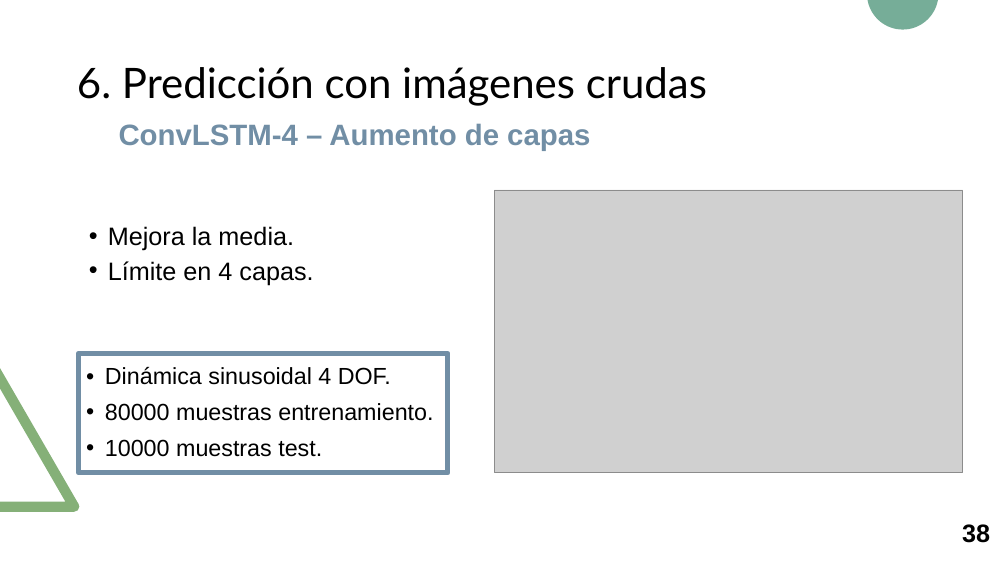
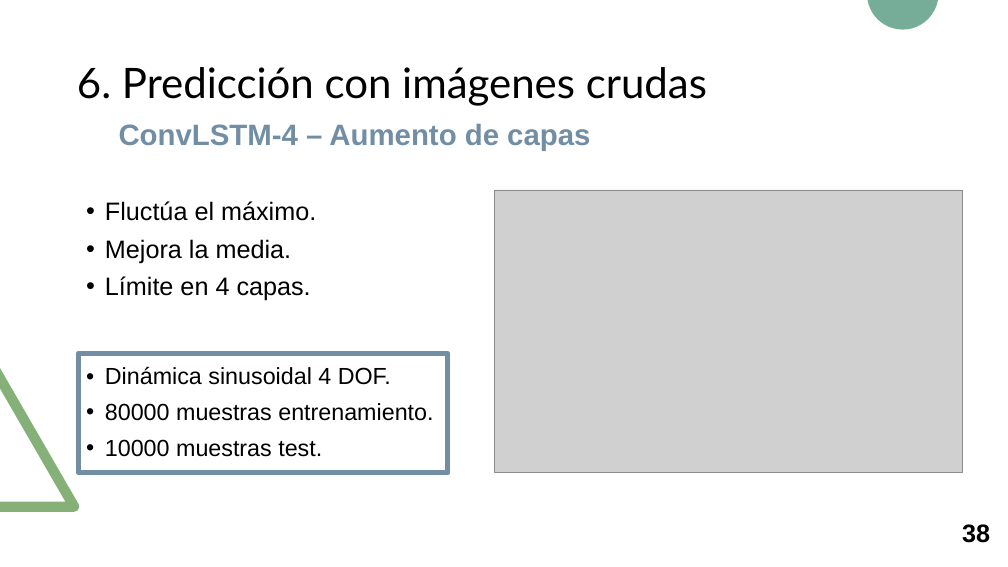
Before and after one commit to RoboticsLabURJC/2017-tfm-nuria-oyaga, a slide deck: slide 39 of Documentation/Presentacion-TFM/Presentacion-TFM.pptx. Drawn at 1008x567 pixels with LibreOffice and Linux fonts; fonts in the diff are those of the drawing; grey boxes stand for pictures. Boxes give left, top, right and bottom in pixels: in the first picture for what was removed or moved away, otherwise in the second. Text is boxed around its words. In the diff, an @@ line names an element or a change of style, - is before the commit and + after.

```diff
--- a/Documentation/Presentacion-TFM/Presentacion-TFM.pptx
+++ b/Documentation/Presentacion-TFM/Presentacion-TFM.pptx
@@ text "Fluctúa el máximo.": place and size @@
-text "Fluctúa el máximo." at (108, 226, 313, 286)
+text "Fluctúa el máximo." at (105, 201, 316, 301)
@@ text at (105, 201, 316, 221): paragraph added @@
+• Fluctúa el máximo.
@@ text at (105, 239, 311, 301): line spacing 0.8 to 0.9 @@
```
Also in this commit, not shown: 1 other slide changed, 1 other file.
